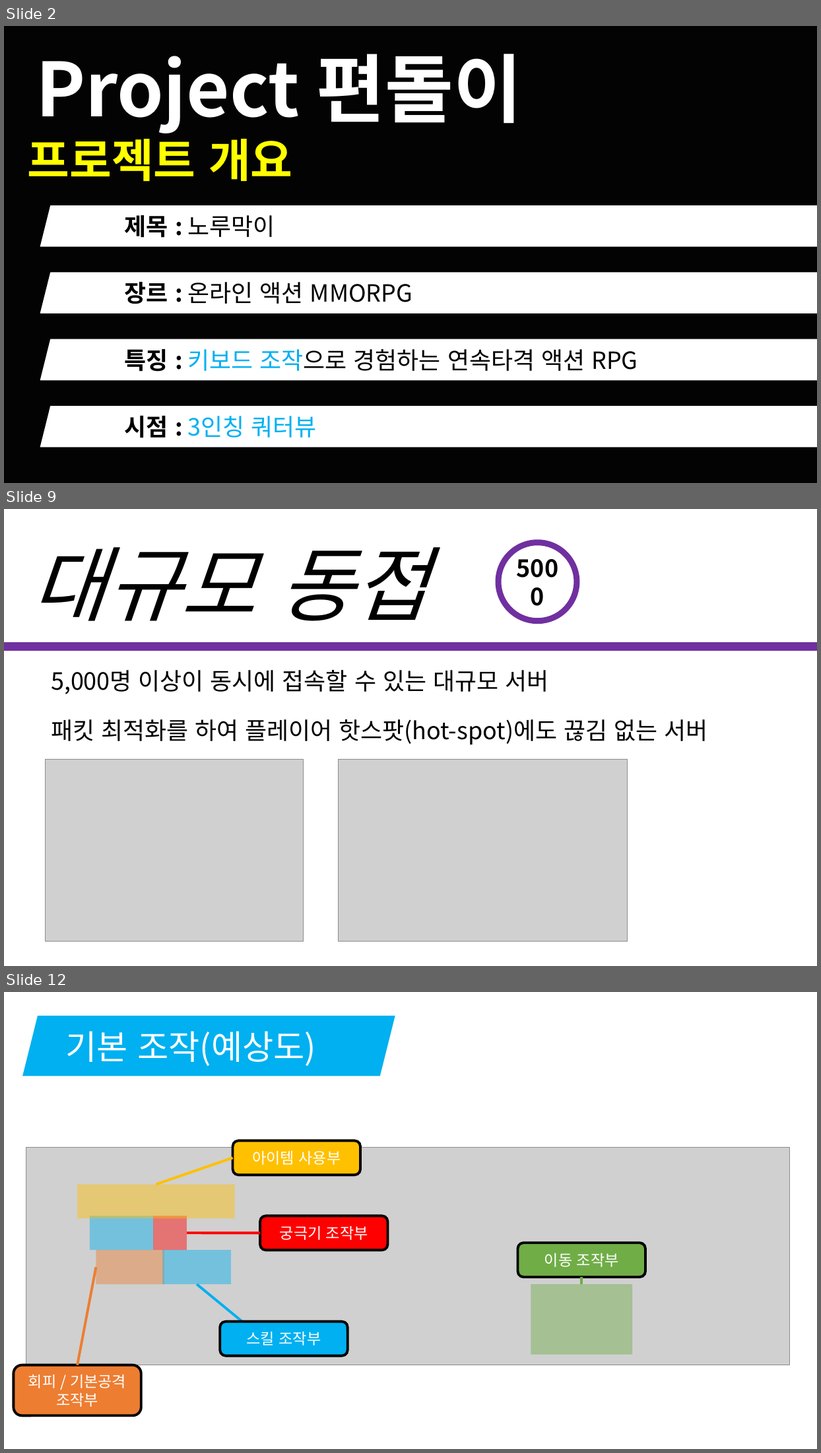
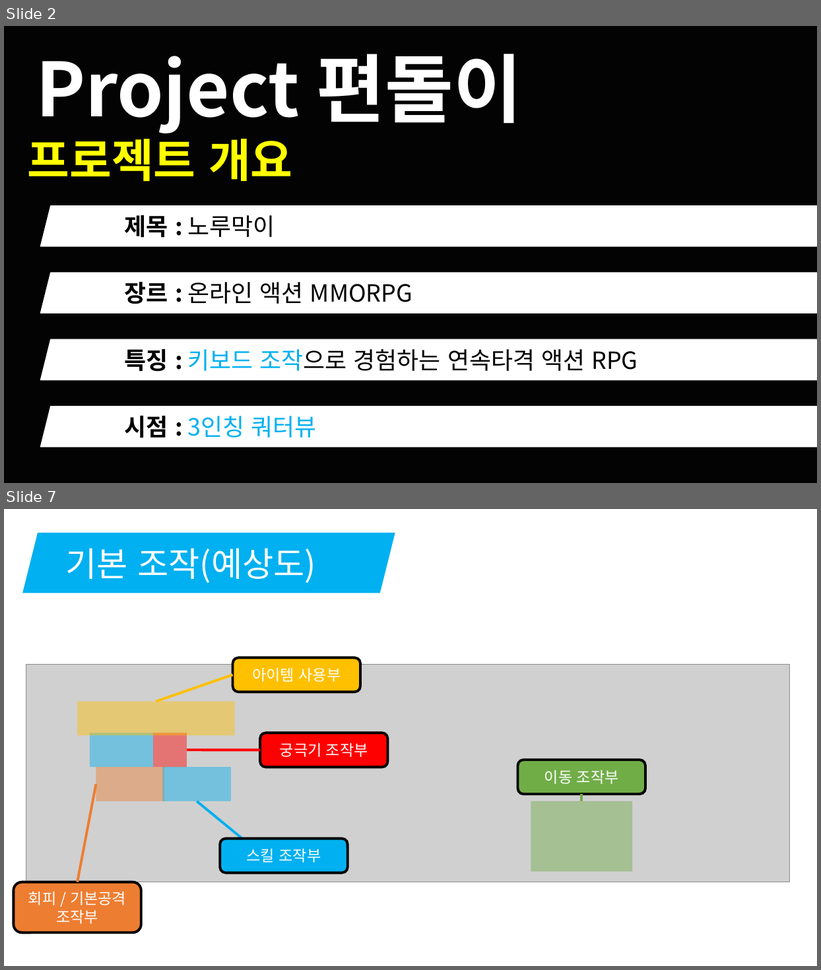
Before and after one commit to korleinster/gamebusdriver, a slide deck: documents/노루막이_김형준_신창섭_홍승필_허지훈.pptx. Shown one above the other, each under a label of ours: slides 2, 9 and 12 before the commit, slides 2 and 7 after it; the slides between them are not shown. The pictures are 821x1453 and 821x970 pixels, drawn with LibreOffice and Linux fonts; fonts in the diff are those of the drawing; grey boxes stand for pictures; background and template pictures are left out. Boxes give left, top, right and bottom in pixels: in the first picture for what was removed or moved away, otherwise in the second. Text is boxed around its words. In the diff, an @@ line names an element or a change of style, - is before the commit and + after.

```diff
--- a/documents/노루막이_김형준_신창섭_홍승필_허지훈.pptx
+++ b/documents/노루막이_김형준_신창섭_홍승필_허지훈.pptx
@@ slide 9 removed at bbox=[4, 509, 817, 966], background #FFFFFF @@
@@ text removed at bbox=[31, 547, 428, 621] @@
-대규모 동접
@@ ellipse removed at bbox=[499, 543, 578, 621] @@
-5000
@@ ellipse removed at bbox=[499, 543, 578, 621] @@
@@ text removed at bbox=[10, 556, 75, 651] @@
-2
@@ line removed from (4, 646) to (817, 646) @@
@@ text removed at bbox=[51, 670, 548, 694] @@
-5,000명 이상이 동시에 접속할 수 있는 대규모 서버
@@ text removed at bbox=[51, 720, 708, 745] @@
-패킷 최적화를 하여 플레이어 핫스팟(hot-spot)에도 끊김 없는 서버
@@ picture removed at bbox=[45, 759, 303, 941] @@
@@ picture removed at bbox=[338, 759, 628, 941] @@
@@ what was slide 12 is now slide 7 @@
```
Also in this commit, not shown: 6 slides changed, 4 other slides removed.
